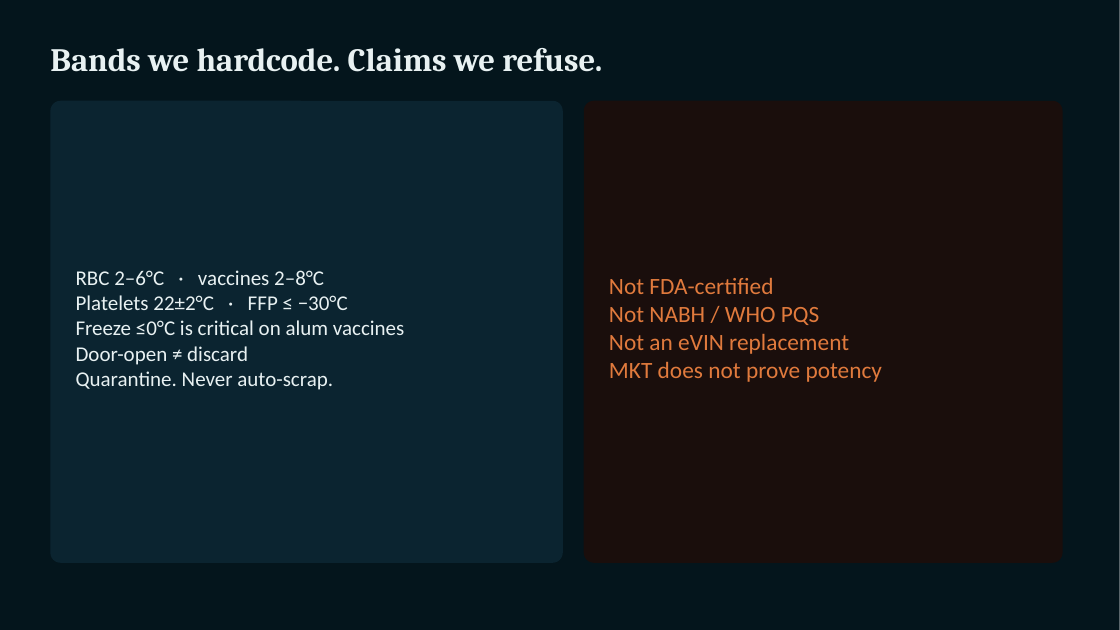
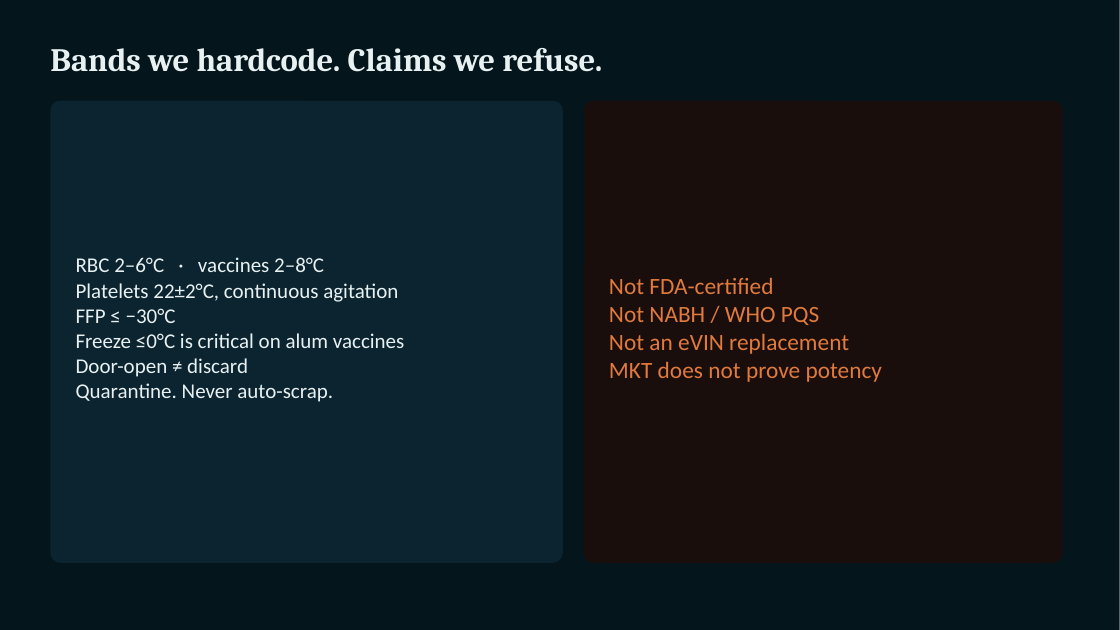
Before and after one commit to hafizsaab72/cryodispatch, a slide deck: slide 7 of docs/pitch/CryoDispatch.pptx. Drawn at 1120x630 pixels with LibreOffice and Linux fonts; fonts in the diff are those of the drawing. Boxes give left, top, right and bottom in pixels: in the first picture for what was removed or moved away, otherwise in the second. Text is boxed around its words. In the diff, an @@ line names an element or a change of style, - is before the commit and + after.

```diff
--- a/docs/pitch/CryoDispatch.pptx
+++ b/docs/pitch/CryoDispatch.pptx
@@ text at bbox=[76, 283, 398, 323]: text changed @@
-Platelets 22±2°C · FFP ≤ −30°C
+Platelets 22±2°C, continuous agitation
+FFP ≤ −30°C
```
Also in this commit, not shown: 1 slide added, 1 slide removed, 54 other files.
